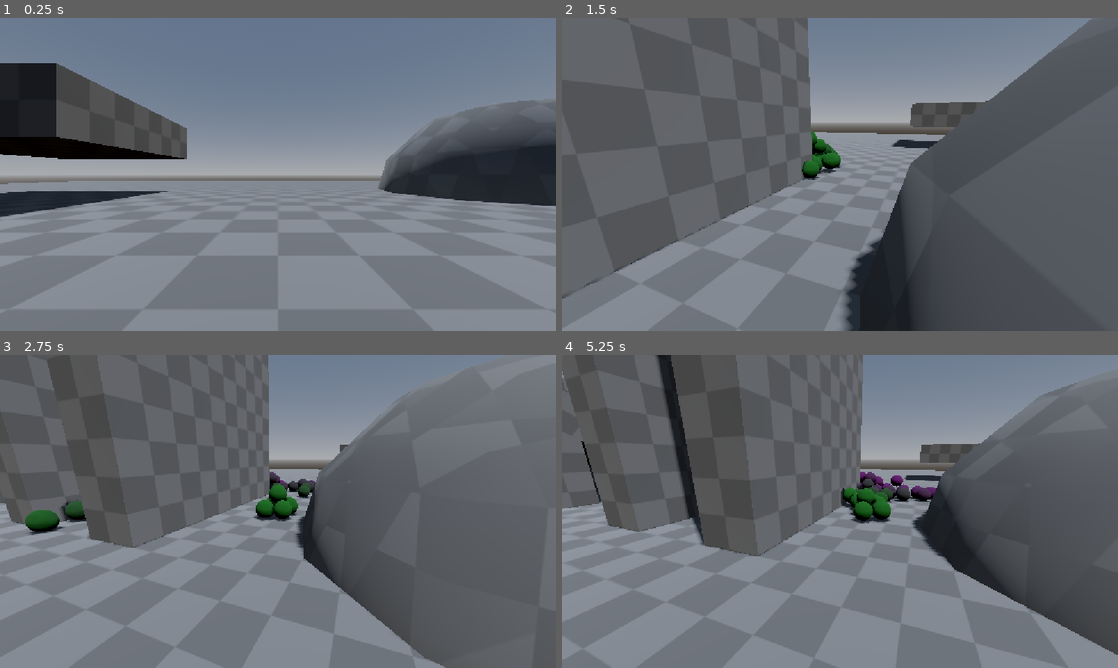
Above: before the commit, frames 1-4 (two rows, left to right).
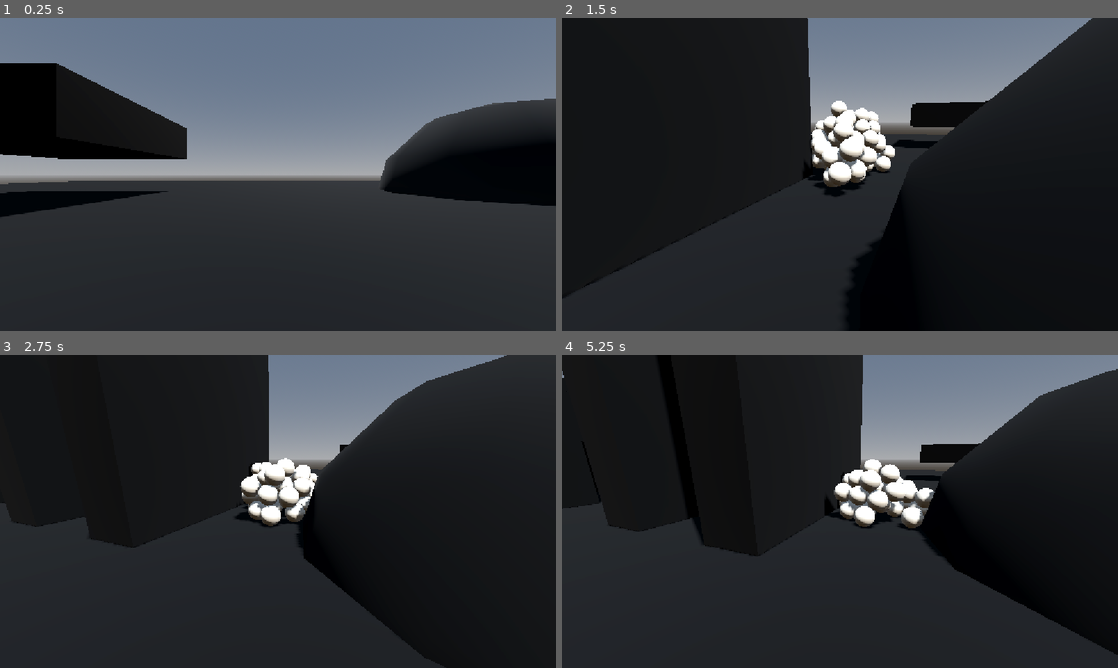
Above: after the commit, the same moments.

Repository: bigdcdog/Speek
Game: Godot game, scene res://scenes/main.tscn
The game is run twice, just before and just after one commit, with the same random seed, the same clock (stepped at 60 frames per second) and the same inputs.
Inputs (mouse positions are in pixels of both pictures, inside the frame that each line leads up to):
- Up to frame 1 (0.25 s): no input
- Up to frame 2 (1.5 s): move the mouse to (962, 158) at 0.52 s; hold D (right) 0.53-1.28 s; hold Right mouse button (drag) 0.53-1.28 s; move the mouse to (728, 190) at 1.27 s; hold S (backward) from 1.28 s (still down); tap Mouse wheel up (zoom_in) at 1.35 s
- Up to frame 3 (2.75 s): move the mouse to (333, 442) at 2.02 s; release S (backward) at 2.03 s; hold D (right) from 2.03 s (still down); tap Mouse wheel down (zoom_out) at 2.1 s
- Up to frame 4 (5.25 s): move the mouse to (812, 574) at 2.77 s; release D (right) at 2.78 s; hold W (forward) 2.78-3.53 s; right-click (812, 574) at 2.85 s; move the mouse to (1006, 558) at 3.52 s; hold A (left) 3.53-5.03 s; tap Mouse wheel up (zoom_in) at 3.6 s; move the mouse to (673, 464) at 4.27 s; tap Mouse wheel down (zoom_out) at 4.35 s; move the mouse to (867, 511) at 5.02 s; hold S (backward) from 5.03 s (still down); hold Right mouse button (drag) from 5.03 s (still down)

The runs differ from the first frame. In frame 1, 61% of the frame differs, in the area x 0-100%, y 14-100%; in frame 2, 88%; in frame 3, 92%, in the area x 0-100%, y 0-100%; in frame 4, 90%.

Commit message:
no way it works
praise the gaming gods

Diff:
--- a/scenes/chunk.tscn
+++ b/scenes/chunk.tscn
@@ -16,6 +16,7 @@
 contact_monitor = true
 max_contacts_reported = 8
 script = ExtResource("1_jas4a")
+integrity_gain = 100
 
 [node name="collision" type="CollisionShape3D" parent="." unique_id=334336060]
 shape = SubResource("SphereShape3D_g4v7s")
--- a/scenes/chunk_manager.tscn
+++ b/scenes/chunk_manager.tscn
@@ -8,8 +8,8 @@
 
 [node name="chunk_manager" type="Node3D" unique_id=1375283603]
 script = ExtResource("1_0oixa")
-near_colour = Color(1.8650665e-07, 0.27768454, 2.6471912e-07, 1)
-far_colour = Color(0.31931123, 8.5576474e-05, 0.32904083, 1)
+near_colour = Color(0.94509804, 0.92156863, 0.8666667, 1)
+far_colour = Color(0.94509804, 0.92156863, 0.8666667, 1)
 
 [node name="target" type="CharacterBody3D" parent="." unique_id=790738553]
 collision_layer = 2
--- a/scenes/environment.tscn
+++ b/scenes/environment.tscn
@@ -3,11 +3,15 @@
 [ext_resource type="Texture2D" uid="uid://b1ls2my73xjd8" path="res://resources/textures/Gray/Prototype_Grid_Gray_05-128x128.png" id="1_bc5iu"]
 
 [sub_resource type="StandardMaterial3D" id="StandardMaterial3D_fm4en"]
+albedo_color = Color(0.03137255, 0.03137255, 0.03137255, 1)
 albedo_texture = ExtResource("1_bc5iu")
+albedo_texture_force_srgb = true
 uv1_triplanar = true
 
 [sub_resource type="StandardMaterial3D" id="StandardMaterial3D_bc5iu"]
+albedo_color = Color(0.03137255, 0.03137255, 0.03137255, 1)
 albedo_texture = ExtResource("1_bc5iu")
+albedo_texture_force_srgb = true
 uv1_triplanar = true
 
 [sub_resource type="ProceduralSkyMaterial" id="ProceduralSkyMaterial_bc5iu"]
--- a/scripts/chunk.gd
+++ b/scripts/chunk.gd
@@ -1,3 +1,4 @@
+
 extends RigidBody3D
 
 @onready var mesh: MeshInstance3D = $mesh
@@ -5,20 +6,48 @@
 
 @export var max_distance := 10.0
 @export var strength := 100.0
+@export var max_speed := 8.0
+
 @export var integrity_loss := 1
-@export var integrity_gain := 5
+@export var integrity_gain := 10
+
+@export var reach_scale := 1.0
+@export var carry_scale := 0.85
+@export var follow_scale := 0.7
+@export var grip := 0.5
+@export var slide := 0.8
+@export var slack := 1.1
+
+@export_range(0.0, 1.0) var link_stiffness := 0.6
+@export_range(0.0, 1.0) var link_damping := 0.8
+@export var max_pull := 300.0
+@export var recall_distance := 8.0
+@export var enable_recall := false
+
+@export var adhesion_strength := 200.0
+@export var surface_damping := 8.0
 
 var radius := 0.0
 
 var material := StandardMaterial3D.new()
-var colour := Color(1.0, 1.0, 1.0, 1.0)
+var colour := Color.WHITE
 
 var integrity := 0
+var wall_integrity := 0
 
 var supported := false
 var supporting := false
 
-var supports := []
+var wall_supports: Array[Vector3] = []
+var chunk_supports: Array = []
+
+var links: Array = []
+var rests: Array[float] = []
+var gains: Array[float] = []
+
+var rank := 0
+var base = null
+var base_rest := 0.0
 
 enum Group {
 	NEAR,
@@ -26,69 +55,253 @@
 	FAR
 }
 
-var group : Group = Group.FAR
+var group: Group = Group.FAR
 
 var target_direction := Vector3.ZERO
 var target_distance := 0.0
 
+var surface_normal := Vector3.ZERO
 var timer := 0.0
 
-func calculate_integrity(state: PhysicsDirectBodyState3D) -> void:
-	integrity = 0
-	supporting = false
-	supported = false
-	supports = []
-	for collision_point in state.get_contact_count():
-		var collider = state.get_contact_collider_object(collision_point)
-
-		if collider.is_in_group("speek"):
-			integrity -= integrity_loss
-			if collider.supporting and collider.integrity > 0:
-				supported = true
-		else:
-			integrity += integrity_gain
-			supporting = true
-			supported = true
-			supports.append(collider)
-	if not supporting:
-		integrity = 0
+
+func link_to(other, rest_length: float) -> void:
+	if other == self or links.has(other):
+		return
+
+	links.append(other)
+	rests.append(rest_length)
+	gains.append(0.0)
+
+	other.links.append(self)
+	other.rests.append(rest_length)
+	other.gains.append(0.0)
+
+
+func unlink_from(other) -> void:
+	var index: int = links.find(other)
+
+	if index != -1:
+		links.remove_at(index)
+		rests.remove_at(index)
+		gains.remove_at(index)
+
+	if not is_instance_valid(other):
+		return
+
+	var other_index: int = other.links.find(self)
+
+	if other_index != -1:
+		other.links.remove_at(other_index)
+		other.rests.remove_at(other_index)
+		other.gains.remove_at(other_index)
+
+
+func bake_links() -> void:
+	for i in range(links.size()):
+		var link = links[i]
+		var busiest: int = maxi(links.size(), link.links.size())
+		var combined_mass: float = mass + link.mass
+
+		if combined_mass <= 0.0:
+			gains[i] = 0.0
+			continue
+
+		gains[i] = (mass * link.mass / combined_mass) / (busiest + 1)
+
+
+func pick_base() -> void:
+	base = null
+	base_rest = 0.0
+
+	for i in range(links.size()):
+		var link = links[i]
+
+		if link.rank < rank:
+			if base == null or link.rank > base.rank:
+				base = link
+				base_rest = rests[i]
+
+
+func hold_distance() -> float:
+	if group != Group.NEAR and base != null:
+		return base_rest * slack
+
+	return radius * 2.0 * slack
+
+
+func capture_contacts(state: PhysicsDirectBodyState3D) -> void:
+	wall_integrity = 0
+	wall_supports.clear()
+
+	var normal_sum := Vector3.ZERO
+
+	for contact in state.get_contact_count():
+		var collider = state.get_contact_collider_object(contact)
+
+		if collider == null:
+			continue
+
+		if collider is Node and collider.is_in_group("speek"):
+			continue
+
+		wall_integrity += integrity_gain
+
+		wall_supports.append(
+			state.transform * state.get_contact_local_position(contact)
+		)
+
+		var local_normal: Vector3 = state.get_contact_local_normal(contact)
+		var world_normal: Vector3 = state.transform.basis * local_normal
+
+		if world_normal.length_squared() > 0.0001:
+			normal_sum += world_normal.normalized()
+
+	if normal_sum.length_squared() > 0.0001:
+		surface_normal = normal_sum.normalized()
+	else:
+		surface_normal = Vector3.ZERO
+
+
+func cohesion(state: PhysicsDirectBodyState3D) -> void:
+	if links.is_empty():
+		return
+
+	var here: Vector3 = state.transform.origin
+
+	var spring: float = link_stiffness / (state.step * state.step)
+	var damper: float = link_damping / state.step
+
+	var pull := Vector3.ZERO
+	var nearest = null
+	var nearest_distance: float = INF
+
+	for i in range(links.size()):
+		var link = links[i]
+
+		if not is_instance_valid(link):
+			continue
+
+		var offset: Vector3 = link.global_position - here
+		var distance: float = offset.length()
+
+		if distance < nearest_distance:
+			nearest_distance = distance
+			nearest = link
+
+		if distance < 0.0001:
+			continue
+
+		var direction: Vector3 = offset / distance
+		var stretch: float = distance - rests[i]
+
+		var separating: float = (
+			link.linear_velocity - state.linear_velocity
+		).dot(direction)
+
+		pull += direction * (
+			stretch * spring + separating * damper
+		) * gains[i]
+
+	state.apply_central_force(pull.limit_length(max_pull))
+
+	if enable_recall and nearest != null and nearest_distance > recall_distance:
+		recall(state, nearest)
+
+
+func recall(state: PhysicsDirectBodyState3D, to) -> void:
+	state.transform.origin = to.global_position + Vector3.UP * radius * 2.0
+	state.linear_velocity = to.linear_velocity
+	state.angular_velocity = Vector3.ZERO
+
+
+func adhesion(state: PhysicsDirectBodyState3D) -> void:
+	if surface_normal == Vector3.ZERO:
+		return
+
+	state.apply_central_force(-surface_normal * adhesion_strength)
+
+	var normal_velocity: Vector3 = (
+		surface_normal * state.linear_velocity.dot(surface_normal)
+	)
+
+	var tangent_velocity: Vector3 = (
+		state.linear_velocity - normal_velocity
+	)
+
+	state.apply_central_force(-tangent_velocity * surface_damping)
+
+
+func drive(state: PhysicsDirectBodyState3D, chunk_scale: float) -> void:
+	if integrity <= 0:
+		return
+
+	var hold: float = hold_distance()
+
+	var multiplier: float = pow(
+		clampf(
+			(target_distance - hold) / maxf(max_distance - hold, 0.001),
+			0.0,
+			1.0
+		),
+		0.5
+	)
+
+	var held: float = clampf(
+		float(integrity) / maxf(float(integrity_gain), 0.001),
+		0.0,
+		1.0
+	)
+
+	state.apply_central_force(
+		target_direction * multiplier * held * strength * chunk_scale
+	)
 
 
 func far(state: PhysicsDirectBodyState3D) -> void:
-	var direction = target_direction
-	var distance = target_distance
-	var multiplier = pow(clamp((distance - 0.5) / (max_distance - 0.5), 0.0, 1.0), 0.5)
-
-	if supporting and target_distance < radius:
-		state.linear_velocity *= 0.0
-	elif supported:
-		state.linear_velocity *= 0.5
-		state.apply_central_force(direction * multiplier * strength)
+	if supporting:
+		state.linear_velocity *= slide
+
+	drive(state, follow_scale)
+
 
 func mid(state: PhysicsDirectBodyState3D) -> void:
-	var direction = target_direction
-	var distance = target_distance
-	var multiplier = pow(clamp((distance - 0.5) / (max_distance - 0.5), 0.0, 1.0), 0.5)
-
-	if supporting and target_distance < radius:#if supporting but too far move towards target
-		state.linear_velocity *= 0.0
-	elif supported:
-		pass#idk i need a break
+	if supporting:
+		state.linear_velocity *= grip
+
+	drive(state, carry_scale)
+
+
 func near(state: PhysicsDirectBodyState3D) -> void:
-	var direction = target_direction
-	var distance = target_distance
-	var multiplier = pow(clamp((distance - 0.5) / (max_distance - 0.5), 0.0, 1.0), 0.5)
-
-	if supporting and target_distance < radius:
-		state.linear_velocity *= 0.5
-		state.apply_central_force(direction * multiplier * strength)
-	elif supported:
-		state.linear_velocity *= 0.5
-		state.apply_central_force(direction * multiplier * strength)
+	if supporting:
+		if target_distance < hold_distance():
+			state.linear_velocity *= 0.0
+			return
+
+		state.linear_velocity *= grip
+
+	drive(state, reach_scale)
+
 
 func _ready() -> void:
 	mesh.material_override = material
+
 	radius = collision.shape.radius
+
+	can_sleep = false
+	contact_monitor = true
+	max_contacts_reported = maxi(max_contacts_reported, 16)
+
+	add_to_group("speek")
+
+
+func _exit_tree() -> void:
+	for link in links.duplicate():
+		unlink_from(link)
+
+	links.clear()
+	rests.clear()
+	gains.clear()
+
 
 func _physics_process(delta: float) -> void:
 	timer += delta
@@ -97,13 +310,21 @@
 		material.albedo_color = colour
 		timer = 0.0
 
+
 func _integrate_forces(state: PhysicsDirectBodyState3D) -> void:
-	calculate_integrity(state)
+	capture_contacts(state)
+
+	cohesion(state)
+	adhesion(state)
 
 	match group:
 		Group.NEAR:
 			near(state)
+
 		Group.MID:
 			mid(state)
+
 		Group.FAR:
 			far(state)
+
+	state.linear_velocity = state.linear_velocity.limit_length(max_speed)
--- a/scripts/chunk_manager.gd
+++ b/scripts/chunk_manager.gd
@@ -1,3 +1,4 @@
+
 extends Node3D
 
 @onready var target: CharacterBody3D = $target
@@ -6,47 +7,216 @@
 
 @export var chunk_count := 100
 
-@export var chunks_far := 10
-@export var chunks_mid := 80
-@export var chunk_mid_size : = 10
-@export var chunks_near := 10
+@export var chunks_far := 20
+@export var chunks_mid := 60
+@export var chunk_mid_size := 20
+@export var chunks_near := 20
 
 @export var near_colour := Color.AQUAMARINE
 @export var far_colour := Color.DARK_RED
 
 @export var spawn_position := Vector3(3.0, 3.0, 3.0)
+@export var spawn_spacing_multiplier := 2.05
+
+@export var max_connections := 5
+@export var link_create_multiplier := 3.0
+@export var link_break_multiplier := 3.5
+@export var topology_interval := 0.2
 
 var chunks: Array = []
+var topology_timer := 0.0
+
 
 func spawn_chunk(spawn_at: Vector3, chunk_name: int) -> void:
-	var chunk := CHUNK_SCENE.instantiate()
-
-	chunk.position = spawn_at
+	var chunk = CHUNK_SCENE.instantiate()
 	chunk.name = "chunk %s" % chunk_name
-
 	add_child(chunk)
+	var side: int = int(ceil(pow(float(chunk_count), 1.0 / 3.0)))
+	var grid_position: Vector3 = Vector3(
+		chunk_name % side,
+		(chunk_name / side) % side,
+		chunk_name / (side * side)
+	)
+	var offset: Vector3 = (
+		grid_position - Vector3.ONE * float(side - 1) * 0.5
+	) * chunk.radius * spawn_spacing_multiplier
+	chunk.position = spawn_at + offset
 	chunks.append(chunk)
 
+func update_mesh() -> void:
+	if max_connections <= 0 or chunks.is_empty():
+		return
+	var reference_radius: float = chunks[0].radius
+	var create_distance: float = reference_radius * link_create_multiplier
+	var break_distance: float = reference_radius * link_break_multiplier
+	for chunk in chunks:
+		for link in chunk.links.duplicate():
+			if not is_instance_valid(link):
+				chunk.unlink_from(link)
+				continue
+			var distance: float = chunk.global_position.distance_to(
+				link.global_position
+			)
+			if distance > break_distance:
+				chunk.unlink_from(link)
+	var degrees: Dictionary = {}
+	for chunk in chunks:
+		degrees[chunk] = chunk.links.size()
+	var candidates: Array[Dictionary] = []
+	for i in range(chunks.size()):
+		for j in range(i + 1, chunks.size()):
+			var a = chunks[i]
+			var b = chunks[j]
+			if a.links.has(b):
+				continue
+			var distance: float = a.global_position.distance_to(
+				b.global_position
+			)
+			if distance <= create_distance:
+				candidates.append({
+					"a": a,
+					"b": b,
+					"distance": distance
+				})
+	candidates.sort_custom(
+		func(a: Dictionary, b: Dictionary) -> bool:
+			return a["distance"] < b["distance"]
+	)
+	for candidate in candidates:
+		var a = candidate["a"]
+		var b = candidate["b"]
+		if degrees[a] >= max_connections:
+			continue
+		if degrees[b] >= max_connections:
+			continue
+		var rest_length: float = a.radius + b.radius
+		a.link_to(b, rest_length)
+		degrees[a] += 1
+		degrees[b] += 1
+	for chunk in chunks:
+		chunk.bake_links()
+
+func update_integrity() -> void:
+	var values: Dictionary = {}
+	for chunk in chunks:
+		values[chunk] = chunk.wall_integrity
+	for iteration in range(chunks.size()):
+		var next_values: Dictionary = values.duplicate()
+		for chunk in chunks:
+			var strongest := 0
+			for link in chunk.links:
+				strongest = maxi(
+					strongest,
+					int(values.get(link, 0))
+				)
+			next_values[chunk] = maxi(
+				chunk.wall_integrity,
+				strongest - chunk.integrity_loss
+			)
+		values = next_values
+	for chunk in chunks:
+		chunk.integrity = int(values.get(chunk, 0))
+		chunk.supported = chunk.integrity > 0
+		chunk.supporting = chunk.wall_integrity > 0
+	for chunk in chunks:
+		chunk.chunk_supports.clear()
+		for link in chunk.links:
+			if link.integrity > 0:
+				chunk.chunk_supports.append(link)
+
+func assign_targets() -> void:
+	chunks.sort_custom(
+		func(a, b) -> bool:
+			var distance_a: float = a.global_position.distance_squared_to(
+				target.global_position
+			)
+			var distance_b: float = b.global_position.distance_squared_to(
+				target.global_position
+			)
+			if is_equal_approx(distance_a, distance_b):
+				return a.get_instance_id() < b.get_instance_id()
+			return distance_a < distance_b
+	)
+	var near_end: int = mini(chunks_near, chunks.size())
+	var mid_end: int = mini(chunks_near + chunks_mid, chunks.size())
+	for chunk_num in range(chunks.size()):
+		var chunk = chunks[chunk_num]
+		chunk.rank = chunk_num
+		if chunk_num >= mid_end:
+			var target_index: int = int(
+				float(chunk_num) / float(chunk_mid_size)
+			)
+			target_index = clampi(target_index, 0, chunk_num - 1)
+			var destination = chunks[target_index]
+			chunk.target_direction = chunk.global_position.direction_to(
+				destination.global_position
+			)
+			chunk.target_distance = chunk.global_position.distance_to(
+				destination.global_position
+			)
+			chunk.colour = far_colour
+			chunk.group = chunk.Group.FAR
+		elif chunk_num >= near_end:
+			var target_index: int = int(float(chunk_num) / float(chunk_mid_size))
+			target_index = clampi(target_index, 0, chunk_num - 1)
+			var destination = chunks[target_index]
+			chunk.target_direction = chunk.global_position.direction_to(destination.global_position)
+
+			chunk.target_distance = chunk.global_position.distance_to(
+				destination.global_position
+			)
+
+			chunk.colour = near_colour.lerp(
+				far_colour,
+				clampf(
+					float(chunk_num) / maxf(float(chunks.size() - 1), 1.0),
+					0.0,
+					1.0
+				)
+			)
+
+			chunk.group = chunk.Group.MID
+
+		else:
+			chunk.target_direction = chunk.global_position.direction_to(
+				target.global_position
+			)
+
+			chunk.target_distance = chunk.global_position.distance_to(
+				target.global_position
+			)
+
+			chunk.colour = near_colour
+			chunk.group = chunk.Group.NEAR
+
+		chunk.pick_base()
+
+
 func _ready() -> void:
+	if chunks_near + chunks_mid + chunks_far != chunk_count:
+		push_error(
+			"NEAR, MID and FAR counts must add up to chunk_count."
+		)
+		return
+
+	if chunk_mid_size <= 0:
+		push_error("chunk_mid_size must be greater than zero.")
+		return
+
 	for i in range(chunk_count):
 		spawn_chunk(spawn_position, i)
 
-func _physics_process(_delta: float) -> void:
-	chunks.sort_custom(func(a, b): return a.global_position.distance_squared_to(target.global_position) < b.global_position.distance_squared_to(target.global_position))
-
-	for chunk_num in chunks.size():
-		if chunk_num >= chunks_near + chunks_mid:#far
-			chunks[chunk_num].target_direction = chunks[chunk_num].global_position.direction_to(chunks[int(float(chunk_num) / chunk_mid_size)].global_position)
-			chunks[chunk_num].target_distance = chunks[chunk_num].global_position.distance_squared_to(chunks[int(float(chunk_num) / chunk_mid_size)].global_position)
-			chunks[chunk_num].colour = far_colour
-			chunks[chunk_num].group = chunks[chunk_num].Group.FAR
-		elif chunk_num >= chunks_near:#mid
-			chunks[chunk_num].target_direction = chunks[chunk_num].global_position.direction_to(chunks[int(float(chunk_num) / chunk_mid_size)].global_position)
-			chunks[chunk_num].target_distance = chunks[chunk_num].global_position.distance_squared_to(chunks[int(float(chunk_num) / chunk_mid_size)].global_position)
-			chunks[chunk_num].colour = near_colour.lerp(far_colour, clamp(float(chunk_num) / (chunks.size() - 1), 0.0, 1.0))
-			chunks[chunk_num].group = chunks[chunk_num].Group.MID
-		else:#near
-			chunks[chunk_num].target_direction = chunks[chunk_num].global_position.direction_to(target.global_position)
-			chunks[chunk_num].target_distance = chunks[chunk_num].global_position.distance_squared_to(target.global_position)
-			chunks[chunk_num].colour = near_colour
-			chunks[chunk_num].group = chunks[chunk_num].Group.NEAR
+	update_mesh()
+	assign_targets()
+	update_integrity()
+
+
+func _physics_process(delta: float) -> void:
+	topology_timer += delta
+
+	if topology_timer >= topology_interval:
+		topology_timer = 0.0
+		update_mesh()
+
+	assign_targets()
+	update_integrity()
